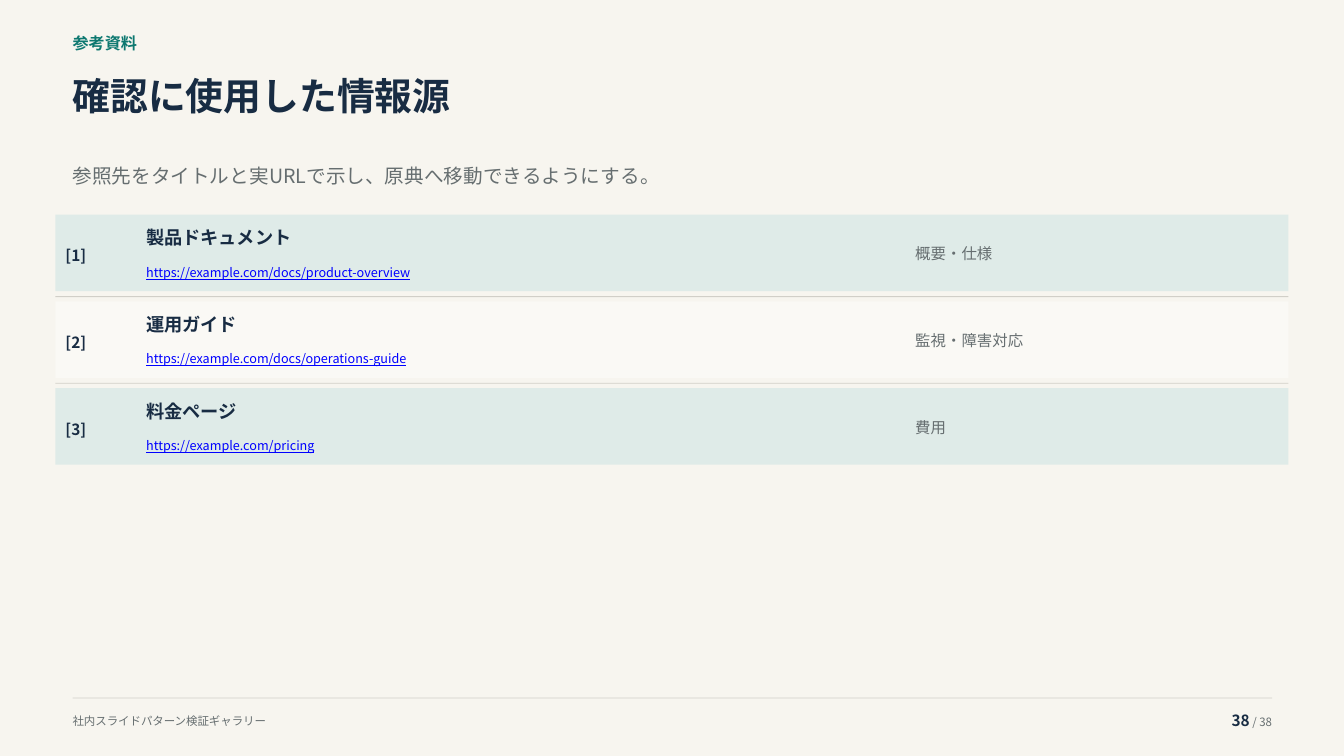
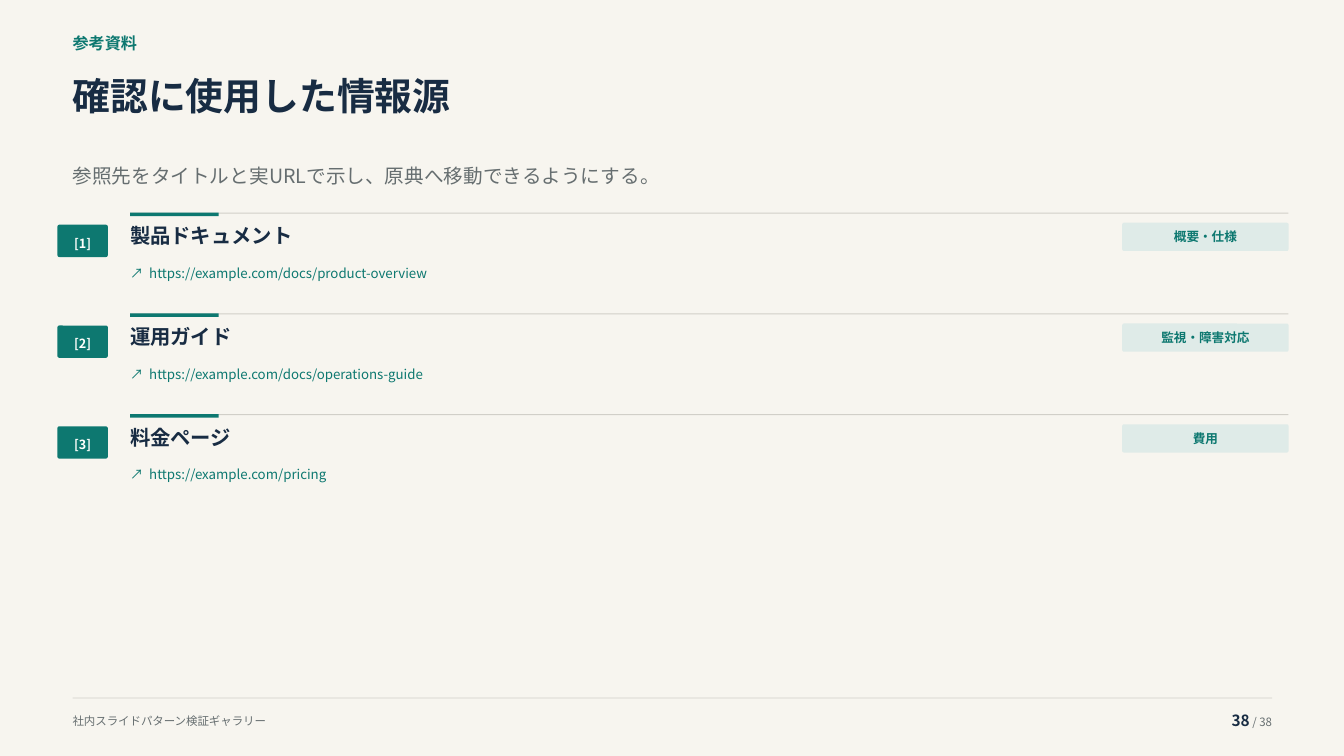
Before and after one commit to thinas1115/pptxdsl, a slide deck: slide 38 of examples/gallery/pattern_gallery.pptx. Drawn at 1344x756 pixels with LibreOffice and Linux fonts; fonts in the diff are those of the drawing. Boxes give left, top, right and bottom in pixels: in the first picture for what was removed or moved away, otherwise in the second. Text is boxed around its words. In the diff, an @@ line names an element or a change of style, - is before the commit and + after.

```diff
--- a/examples/gallery/pattern_gallery.pptx
+++ b/examples/gallery/pattern_gallery.pptx
@@ text "[1]" moved from (x1=65, y1=248, x2=86, y2=264) to (x1=74, y1=238, x2=91, y2=250) @@
@@ rounded rectangle added at (x1=57, y1=225, x2=108, y2=257), fill #0D7870 @@
@@ text "製品ドキュメント" moved from (x1=146, y1=228, x2=291, y2=246) to (x1=130, y1=225, x2=293, y2=245) @@
@@ rectangle resized from (x1=55, y1=215, x2=1289, y2=291) to (x1=130, y1=213, x2=1289, y2=214) @@
@@ rectangle at (x1=130, y1=213, x2=1289, y2=214): fill #DFEBE8 to #D1CFC8 @@
@@ rectangle added at (x1=130, y1=213, x2=219, y2=217), fill #0D7870 @@
@@ rounded rectangle added at (x1=1122, y1=223, x2=1289, y2=251), fill #DFEBE8 @@
@@ size 11 to 9 pt, text colour #666E70 to #0D7870, bold on; alignment left to centre; line spacing 1.08 to 1 in 3 elements at (x1=1161, y1=331, x2=1249, y2=343), (x1=1193, y1=432, x2=1218, y2=444), (x1=1174, y1=230, x2=1237, y2=242) @@
@@ text "概要・仕様" moved from (x1=915, y1=246, x2=992, y2=260) to (x1=1174, y1=230, x2=1237, y2=242) @@
@@ text at (x1=149, y1=267, x2=427, y2=281): text changed; size 9 to 9.5 pt; text colour #0000FF to #0D7870 @@
-https://example.com/docs/product-overview
+↗ https://example.com/docs/product-overview
@@ rectangle removed at (x1=55, y1=301, x2=1289, y2=378) @@
@@ text "[2]" moved from (x1=65, y1=335, x2=86, y2=351) to (x1=74, y1=338, x2=91, y2=350) @@
@@ rounded rectangle added at (x1=57, y1=326, x2=108, y2=358), fill #0D7870 @@
@@ text "運用ガイド" moved from (x1=146, y1=316, x2=237, y2=333) to (x1=130, y1=327, x2=232, y2=346) @@
@@ rectangle resized from (x1=55, y1=296, x2=1289, y2=297) to (x1=130, y1=314, x2=1289, y2=315) @@
@@ rectangle added at (x1=130, y1=314, x2=219, y2=318), fill #0D7870 @@
@@ rounded rectangle added at (x1=1122, y1=324, x2=1289, y2=352), fill #DFEBE8 @@
@@ text "監視・障害対応" moved from (x1=915, y1=333, x2=1023, y2=347) to (x1=1161, y1=331, x2=1249, y2=343) @@
@@ rectangle removed at (x1=55, y1=388, x2=1289, y2=465) @@
@@ text at (x1=149, y1=368, x2=423, y2=383): text changed; size 9 to 9.5 pt; text colour #0000FF to #0D7870 @@
-https://example.com/docs/operations-guide
+↗ https://example.com/docs/operations-guide
@@ rectangle resized from (x1=55, y1=383, x2=1289, y2=384) to (x1=130, y1=414, x2=1289, y2=415) @@
@@ rectangle added at (x1=130, y1=414, x2=219, y2=418), fill #0D7870 @@
@@ size 11 to 9 pt, text colour #182C43 to #FFFFFC; alignment left to centre in 3 elements at (x1=74, y1=338, x2=91, y2=350), (x1=74, y1=238, x2=91, y2=250), (x1=74, y1=439, x2=91, y2=451) @@
@@ text "[3]" moved from (x1=65, y1=422, x2=86, y2=438) to (x1=74, y1=439, x2=91, y2=451) @@
@@ rounded rectangle added at (x1=57, y1=426, x2=108, y2=459), fill #0D7870 @@
@@ size 13 to 14.5 pt; line spacing 1.08 to 1.04 in 3 elements at (x1=130, y1=225, x2=293, y2=245), (x1=130, y1=327, x2=232, y2=346), (x1=130, y1=427, x2=231, y2=447) @@
@@ text "料金ページ" moved from (x1=146, y1=402, x2=236, y2=420) to (x1=130, y1=427, x2=231, y2=447) @@
@@ rounded rectangle added at (x1=1122, y1=424, x2=1289, y2=453), fill #DFEBE8 @@
@@ text "費用" moved from (x1=915, y1=420, x2=946, y2=434) to (x1=1193, y1=432, x2=1218, y2=444) @@
@@ text at (x1=149, y1=468, x2=326, y2=483): text changed; size 9 to 9.5 pt; text colour #0000FF to #0D7870 @@
-https://example.com/pricing
+↗ https://example.com/pricing
```
Also in this commit, not shown: 2 other files.
